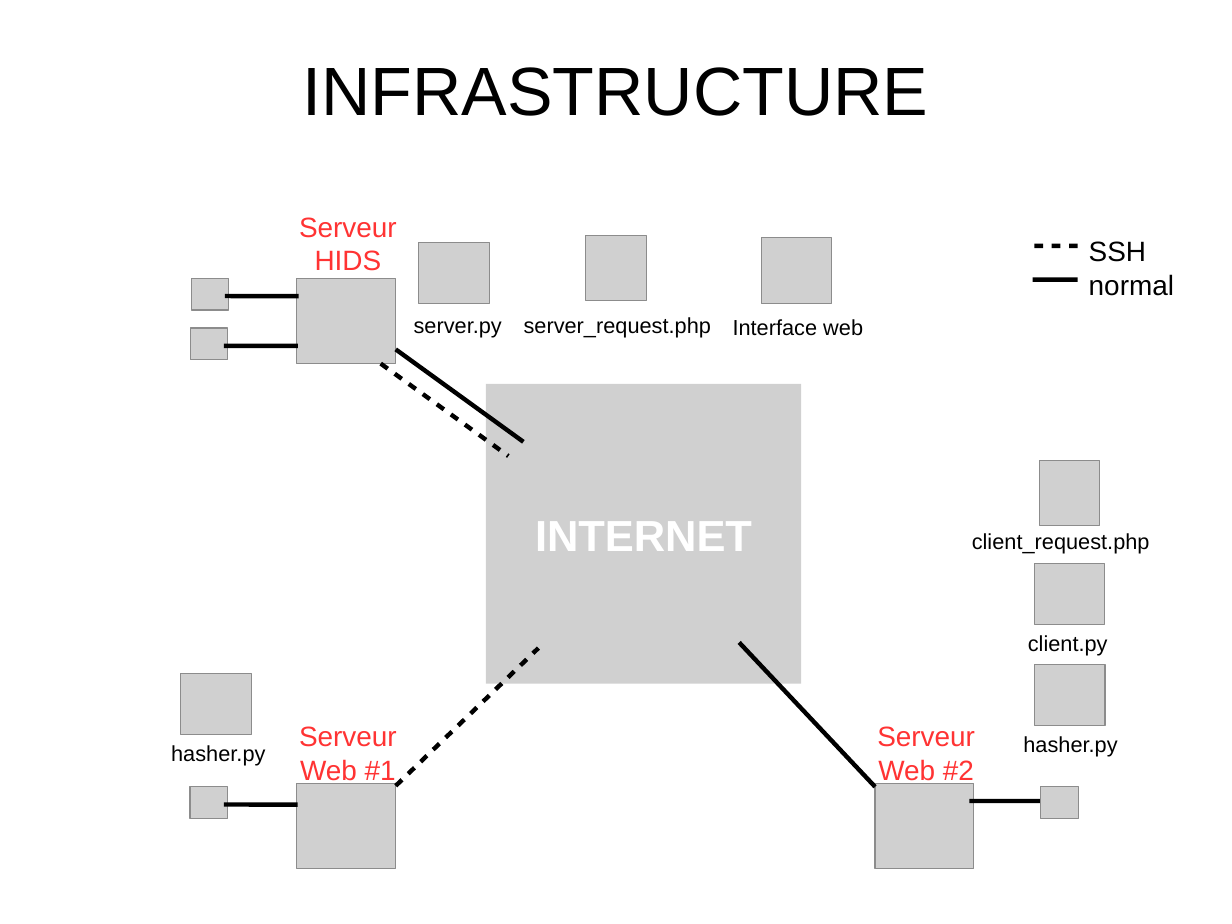
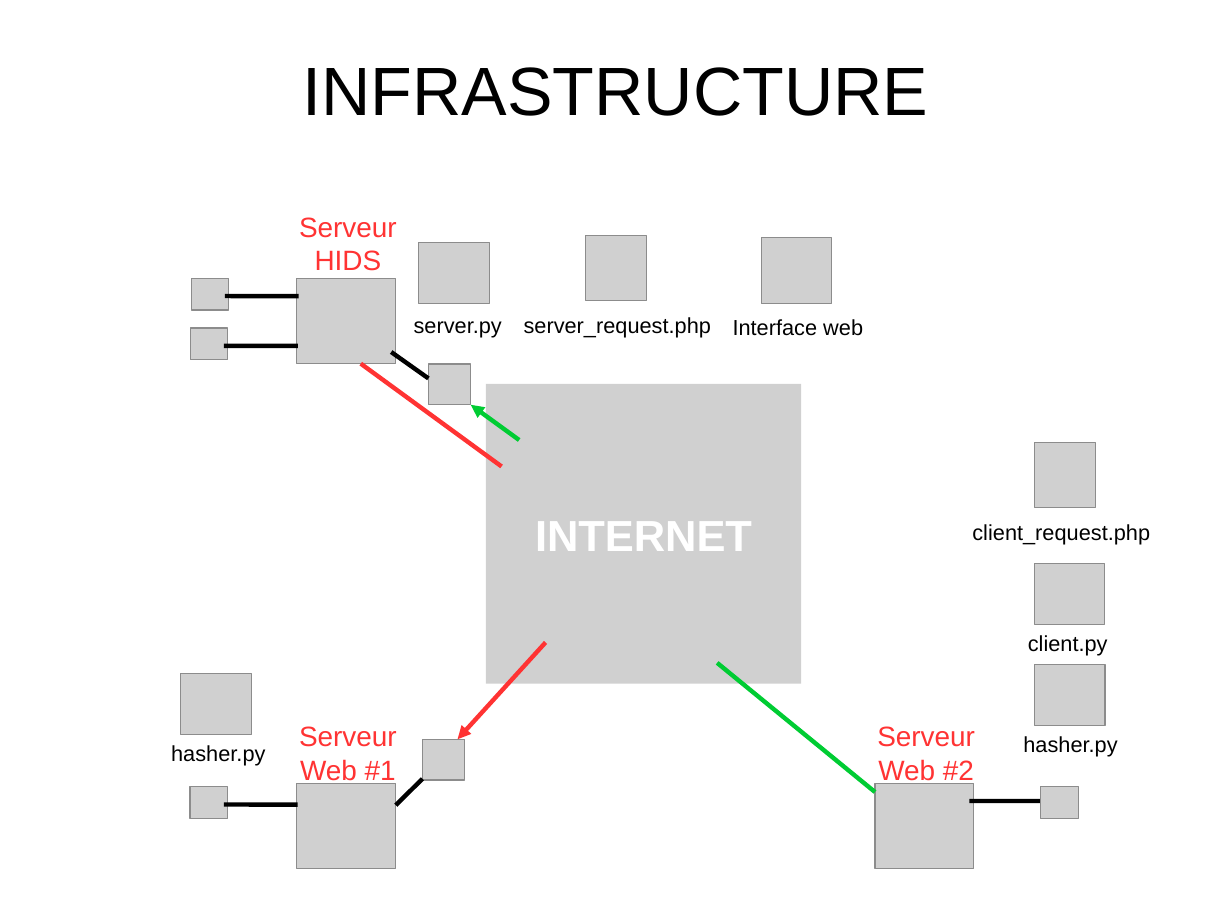
Before and after one commit to maximecohen2/secu_b3_TP-lab2, a slide deck: slide 1 of doc/Infrastructure.odp. Drawn at 1232x924 pixels with LibreOffice and Linux fonts; fonts in the diff are those of the drawing; grey boxes stand for pictures; background and template pictures are left out. Boxes give left, top, right and bottom in pixels: in the first picture for what was removed or moved away, otherwise in the second. Text is boxed around its words. In the diff, an @@ line names an element or a change of style, - is before the commit and + after.

```diff
--- a/doc/Infrastructure.odp
+++ b/doc/Infrastructure.odp
@@ line removed from (1078, 246) to (1033, 246) @@
@@ text removed at bbox=[1089, 241, 1174, 296] @@
-SSH
-normal
@@ line removed from (1078, 279) to (1033, 279) @@
@@ line moved from (396, 350) - (523, 442) to (391, 352) - (428, 379) @@
@@ line moved from (381, 363) - (509, 456) to (361, 363) - (502, 466) @@
@@ line (361, 363) - (502, 466): stroke #000000 2.83 pt to #FF3333 2.83 pt @@
@@ picture added at bbox=[428, 364, 471, 406] @@
@@ arrow added from (520, 440) to (471, 405), #00CC33 2.83 pt @@
@@ picture: place and size @@
-picture at bbox=[1040, 461, 1100, 525]
+picture at bbox=[1035, 443, 1096, 508]
@@ text "client_request.php": place and size @@
-text "client_request.php" at bbox=[972, 533, 1150, 554]
+text "client_request.php" at bbox=[972, 524, 1150, 545]
@@ line moved from (396, 786) - (539, 648) to (546, 643) - (457, 739) @@
@@ line (546, 643) - (457, 739): line to arrow; stroke #000000 2.83 pt to #FF3333 2.83 pt @@
@@ line moved from (875, 787) - (739, 643) to (718, 663) - (875, 793) @@
@@ line (718, 663) - (875, 793): stroke #000000 2.83 pt to #00CC33 2.83 pt @@
@@ picture added at bbox=[423, 739, 465, 780] @@
@@ line added from (396, 805) to (423, 779), #000000 2.83 pt @@
```
Also in this commit, not shown: 4 other slides changed, 4 slides added.
